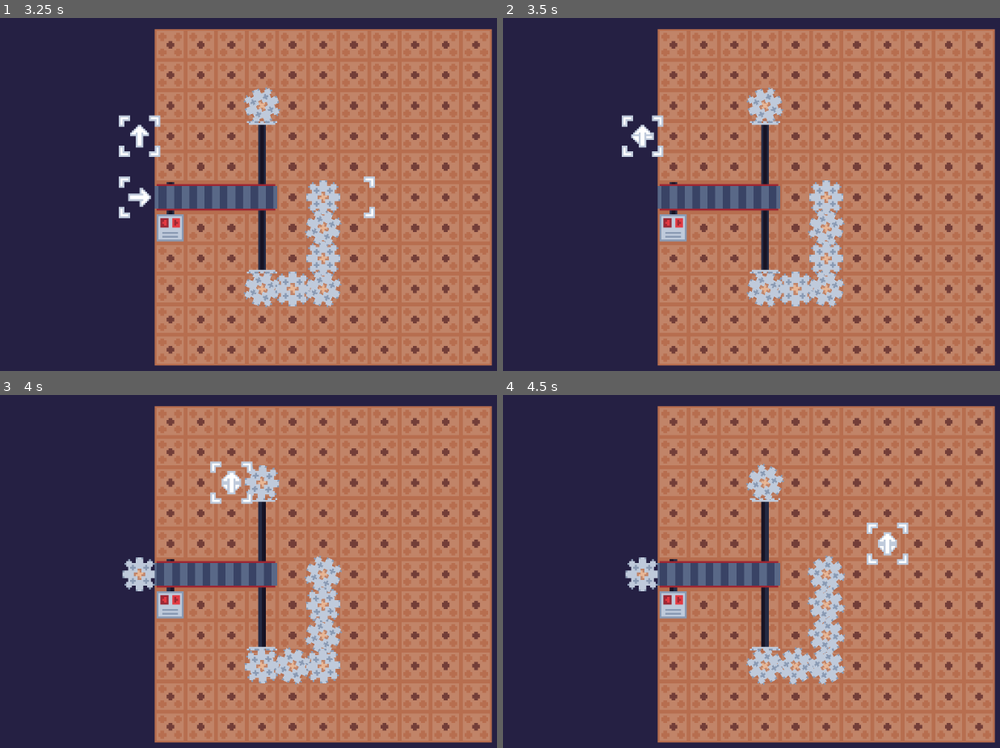
Above: before the commit, frames 1-4 (two rows, left to right).
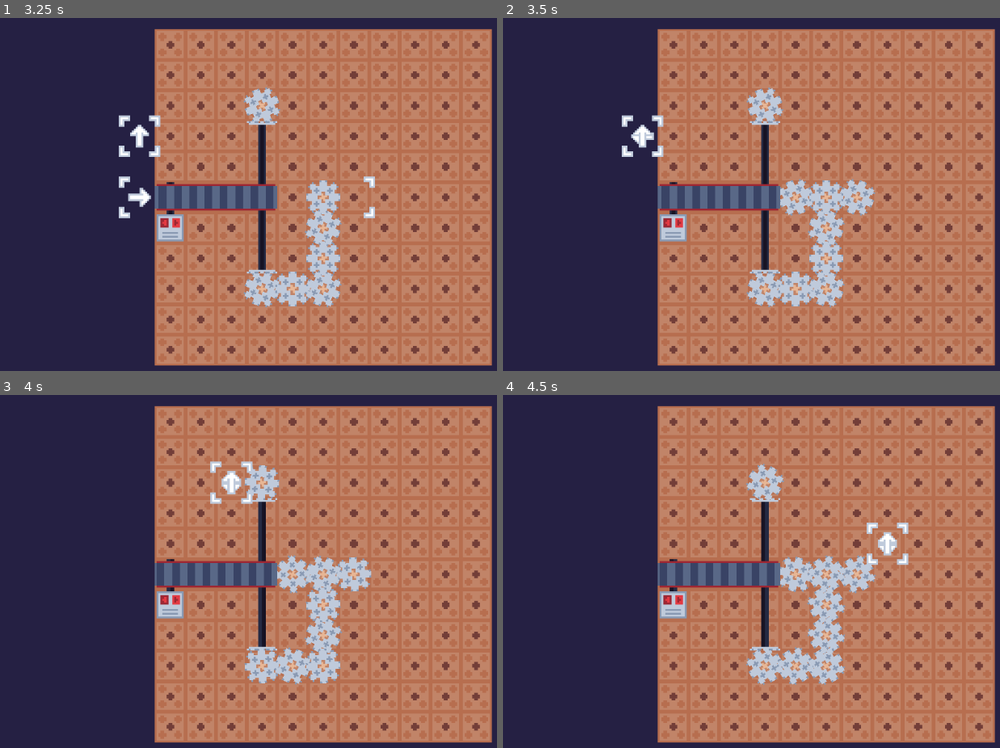
Above: after the commit, the same moments.

Repository: NoNotCar/SGJW-NestMaking
Game: Godot game, scene res://Test.tscn
Same seed, same stepped clock (60 frames per second), same inputs: the game is played once before the commit and once after it. This scene is started directly instead of the project's main scene.
Inputs (mouse positions are in pixels of both pictures, inside the frame that each line leads up to):
- Up to frame 1 (3.25 s): tap Enter at 0.5 s; move the mouse to (293, 272) at 0.52 s; hold E (rotate_right) 0.53-1.25 s; hold R (run) 0.53-1.25 s; click (293, 272) at 0.67 s; drag from (outside the picture) to (293, 272) at 1.27 s; move the mouse to (129, 141) at 2.02 s; hold Q (rotate_left) 2.03-2.75 s; hold R (run) 2.03-2.75 s; click (129, 141) at 2.17 s; tap Space at 2.75 s; drag from (357, 198) to (129, 141) at 2.77 s
- Up to frame 2 (3.5 s): no input
- Up to frame 3 (4 s): move the mouse to (228, 479) at 3.52 s; hold Q (rotate_left) from 3.53 s (still down); hold R (run) from 3.53 s (still down); click (228, 479) at 3.67 s
- Up to frame 4 (4.5 s): release Q (rotate_left) at 4.25 s; release R (run) at 4.25 s; drag from (970, 553) to (731, 479) at 4.27 s

Frame 1 is identical in both runs. In frame 2, 0.9% of the frame differs, in the area x 55-75%, y 45-57%; in frame 3, 1.4%, in the area x 24-75%, y 45-57%; in frame 4, 1.4%.
Error before the commit: Invalid get index 'running' (on base: 'Node2D'). (res://gui/placer/Placer.gd:44)
Error after the commit: Invalid get index 'running' (on base: 'Node2D'). (res://gui/placer/Placer.gd:45)

Commit message:
placer fixes

Diff:
--- a/gui/placer/Placer.gd
+++ b/gui/placer/Placer.gd
@@ -39,6 +39,7 @@
 	if Input.is_mouse_button_pressed(BUTTON_RIGHT):
 		if tpos in spawndict and spawndict[tpos]:
 			spawndict[tpos].queue_free()
+			spawndict.erase(tpos)
 
 func _input(event):
 	if get_parent().running:
@@ -97,6 +98,8 @@
 				for p in lib.iterrow(fpos,ipos):
 					for b in registry.find("blocked",p):
 						return
+					if abs(p.x)>get_parent().size.x or abs(p.y)>get_parent().size.y:
+						return
 				var new = belt.instance()
 				new.position=Vector2(min(fpos.x,ipos.x),min(fpos.y,ipos.y))*16
 				new.rotation=0.0 if ipos.y==fpos.y else PI/2
@@ -108,7 +111,7 @@
 func smart_place(thing:PackedScene,pos:Vector2,ex_r=0):
 	for b in registry.find("blocked",pos):
 		return
-	if abs(tpos.x)>get_parent().size.x or abs(pos.y)>get_parent().size.y:
+	if abs(pos.x)>get_parent().size.x or abs(pos.y)>get_parent().size.y:
 		return
 	var new = thing.instance()
 	new.position=pos*16
